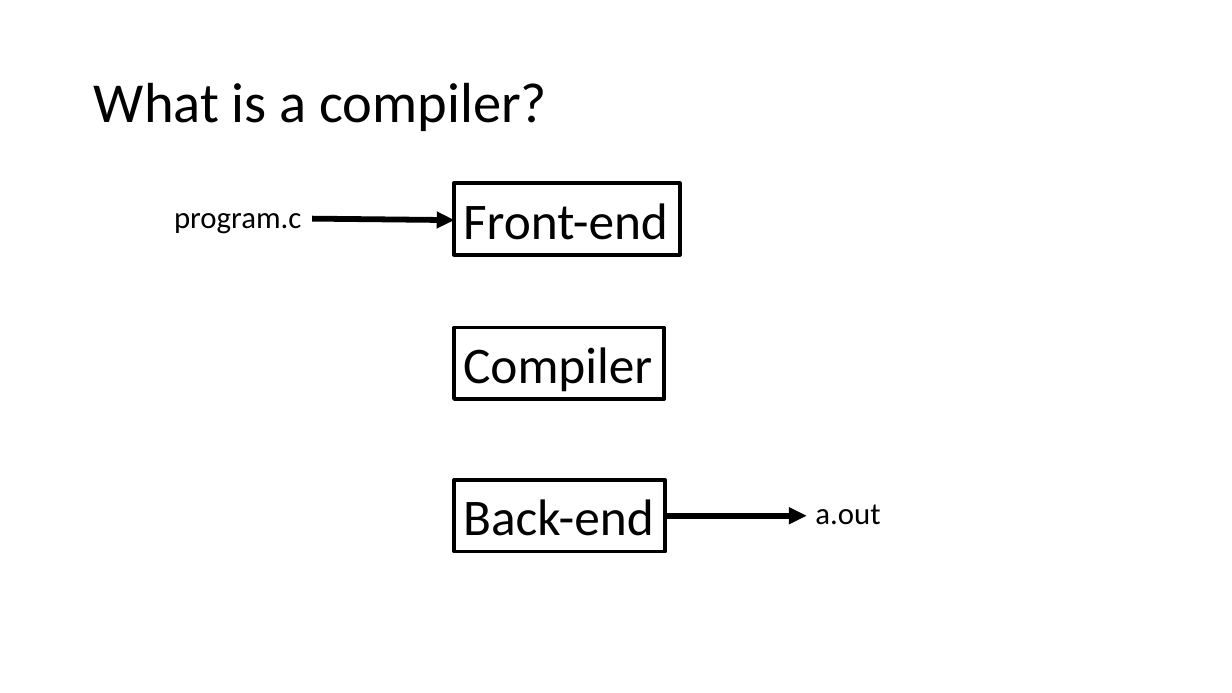
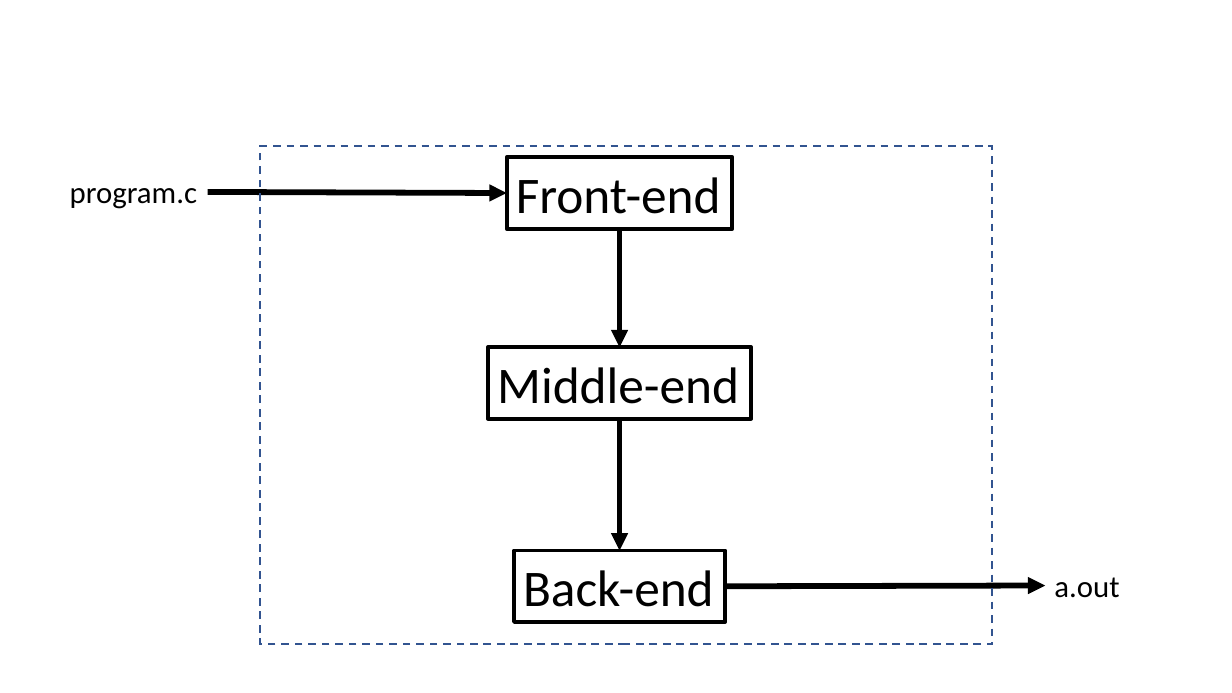
Before and after one commit to matthewbdwyer/matthewbdwyer.github.io, a slide deck: slide 6 of 6620/slides/Introduction.pptx. Drawn at 1232x693 pixels with LibreOffice and Linux fonts; fonts in the diff are those of the drawing. Boxes give left, top, right and bottom in pixels: in the first picture for what was removed or moved away, otherwise in the second. Text is boxed around its words. In the diff, an @@ line names an element or a change of style, - is before the commit and + after.

```diff
--- a/6620/slides/Introduction.pptx
+++ b/6620/slides/Introduction.pptx
@@ title removed at [94,82,547,131] @@
-What is a compiler?
@@ rectangle added at [261,146,993,644], outline #325491 1.5 pt dashed @@
@@ text "program.c": place and size @@
-text "program.c" at [174,213,301,234]
+text "program.c" at [70,188,197,209]
@@ rectangle "Front-end": place and size @@
-rectangle "Front-end" at [454,183,679,254]
+rectangle "Front-end" at [506,157,732,228]
@@ arrow moved from (312, 219) - (454, 220) to (208, 192) - (506, 193) @@
@@ arrow added from (620, 229) to (620, 348), #000000 4.5 pt @@
@@ rectangle "Middle-end": place and size @@
-rectangle "Middle-end" at [454,327,664,398]
+rectangle "Middle-end" at [488,348,751,419]
@@ text in rectangle at [497,367,739,404]: text changed @@
-Compiler
+Middle-end
@@ arrow added from (620, 419) to (620, 551), #000000 4.5 pt @@
@@ rectangle "Back-end": place and size @@
-rectangle "Back-end" at [454,480,665,551]
+rectangle "Back-end" at [514,551,725,622]
@@ text "a.out": place and size @@
-text "a.out" at [815,504,880,525]
+text "a.out" at [1054,577,1119,598]
@@ arrow moved from (665, 516) - (807, 516) to (726, 587) - (1045, 586) @@
```
Also in this commit, not shown: 2 other slides changed, 11 slides added, 2 slides removed, 13 other files.
